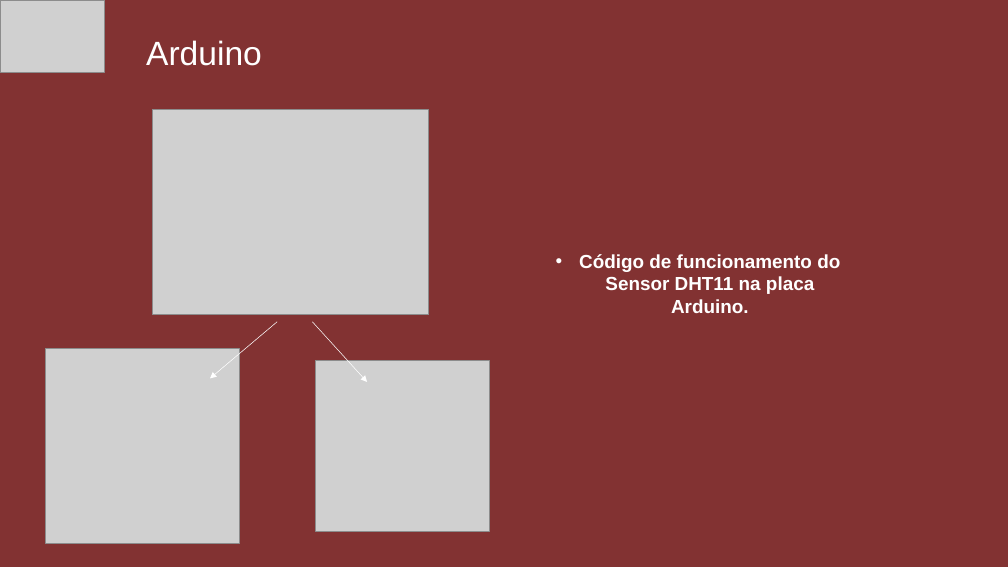
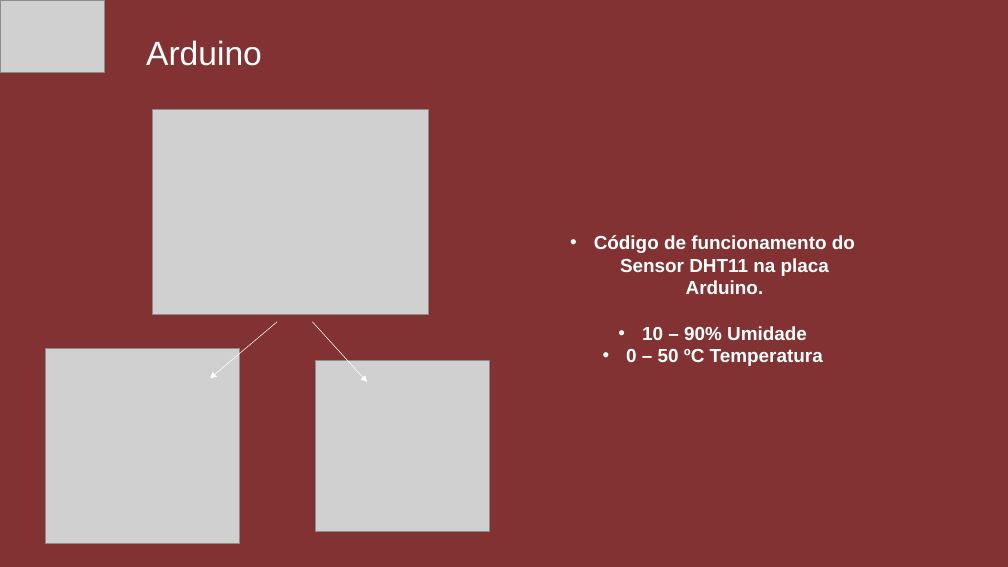
Before and after one commit to joao25082001/sprint_1_faculdade, a slide deck: slide 10 of Slide-Apresentação/apresentação.pptx. Drawn at 1008x567 pixels with LibreOffice and Linux fonts; fonts in the diff are those of the drawing; grey boxes stand for pictures. Boxes give left, top, right and bottom in pixels: in the first picture for what was removed or moved away, otherwise in the second. Text is boxed around its words. In the diff, an @@ line names an element or a change of style, - is before the commit and + after.

```diff
--- a/Slide-Apresentação/apresentação.pptx
+++ b/Slide-Apresentação/apresentação.pptx
@@ text "Código de funcionamento do Sensor ...": place and size @@
-text "Código de funcionamento do Sensor ..." at (579, 254, 840, 313)
+text "Código de funcionamento do Sensor ..." at (594, 235, 855, 366)
@@ text at (626, 326, 823, 366): paragraphs added @@
+• 10 – 90% Umidade
+• 0 – 50 ºC Temperatura
```
Also in this commit, not shown: 2 other slides changed, 3 other files.
